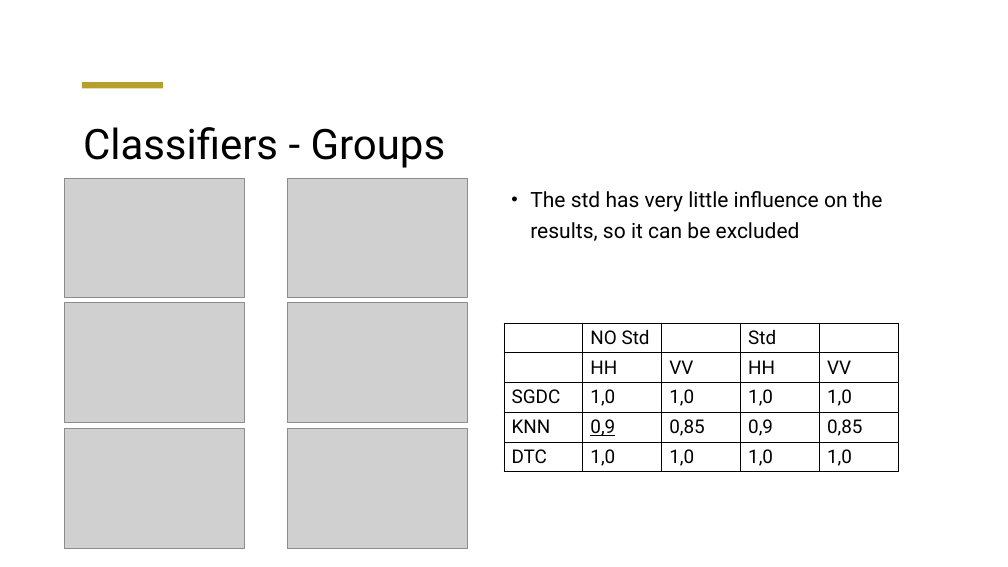
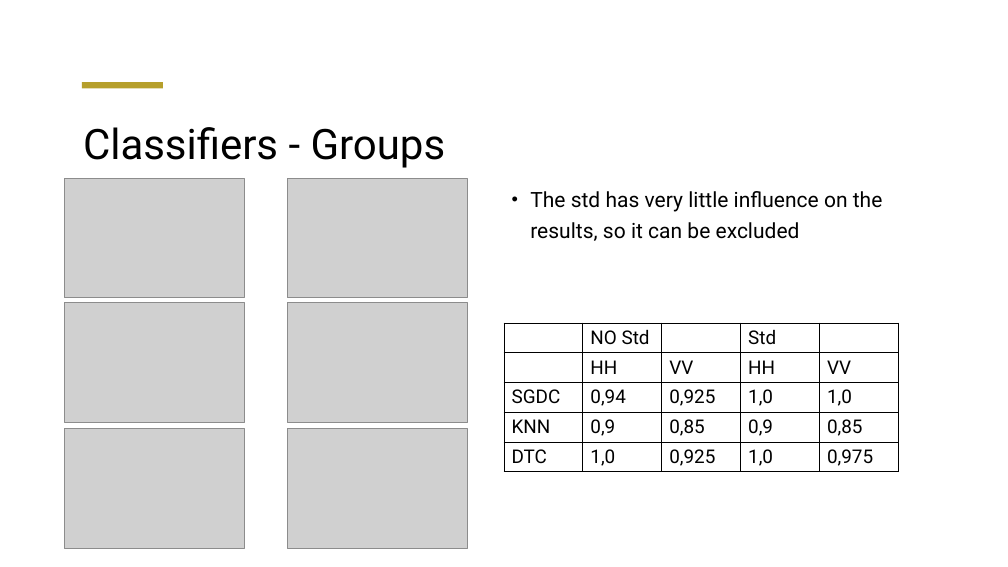
Before and after one commit to sa1g/Drone-RCS-recognition, a slide deck: slide 9 of Presentation/Presentation.pptx. Drawn at 1008x567 pixels with LibreOffice and Linux fonts; fonts in the diff are those of the drawing; grey boxes stand for pictures. Boxes give left, top, right and bottom in pixels: in the first picture for what was removed or moved away, otherwise in the second. Text is boxed around its words. In the diff, an @@ line names an element or a change of style, - is before the commit and + after.

```diff
--- a/Presentation/Presentation.pptx
+++ b/Presentation/Presentation.pptx
@@ table at <box>504,323,898,472</box> @@
-row 3, column 2: 1,0
+row 3, column 2: 0,94
-row 3, column 3: 1,0
+row 3, column 3: 0,925
-row 5, column 3: 1,0
+row 5, column 3: 0,925
-row 5, column 5: 1,0
+row 5, column 5: 0,975
@@ underline off in "0,9" @@
```
Also in this commit, not shown: 3 other slides changed, 1 other file.
